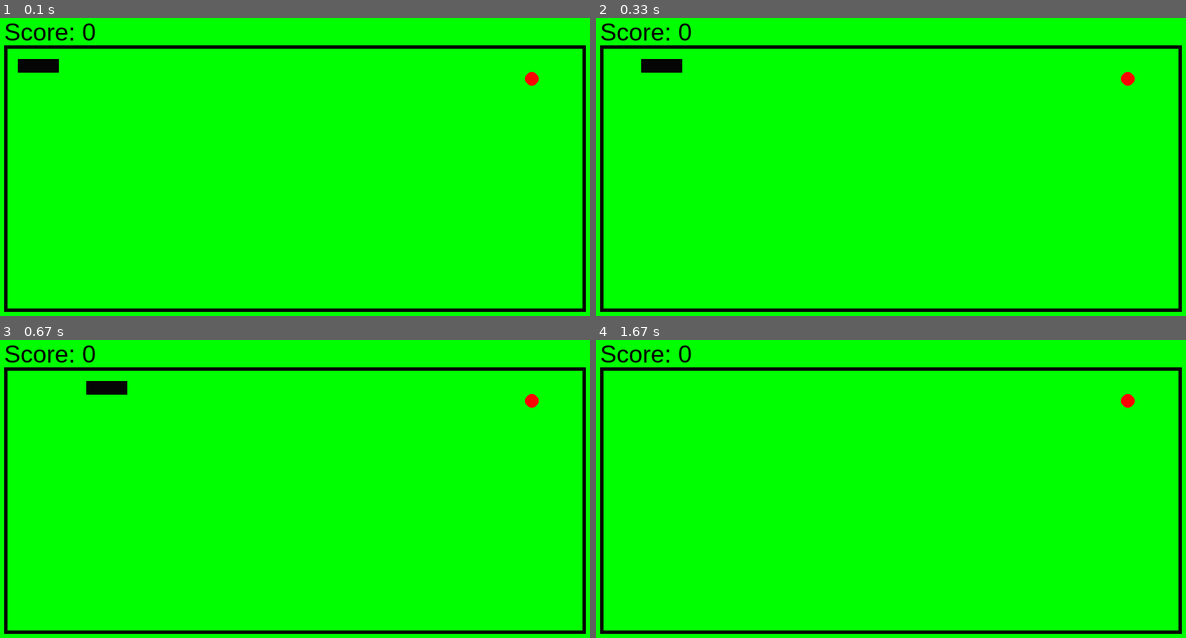
Above: before the commit, frames 1-4 (two rows, left to right).
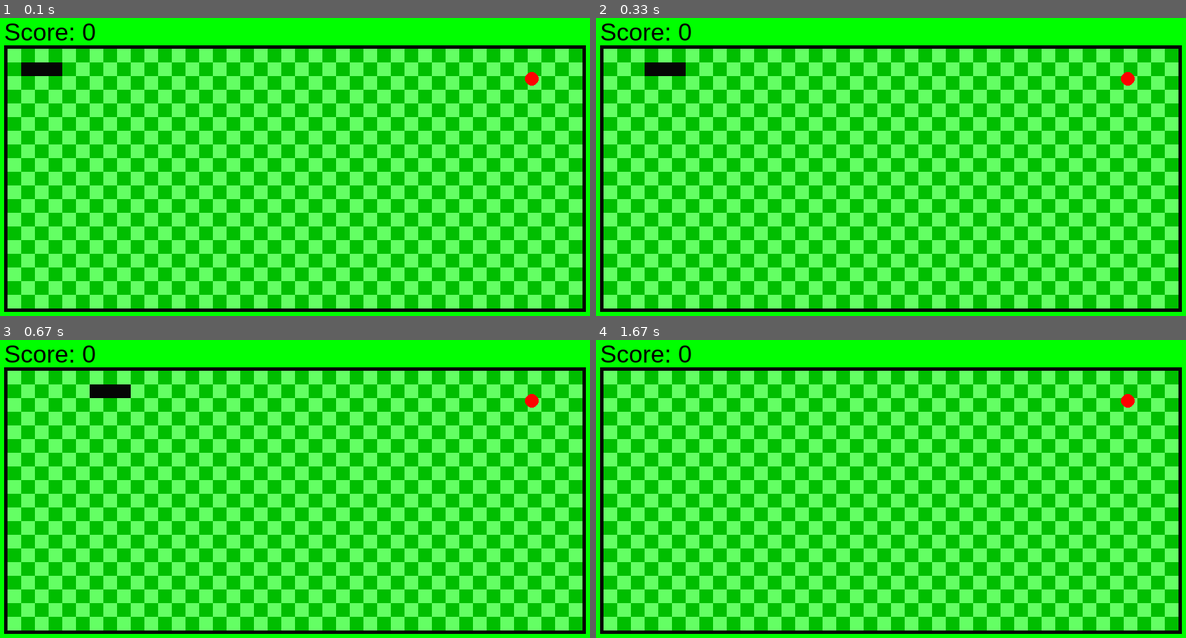
Above: after the commit, the same moments.

Repository: burhanmutlu/pygame
Game: pygame game, started from snake/main.py
Two runs of this game, one before a commit and one after it. Both use one fixed random seed, a clock stepped at 60 frames per second and the inputs below.
Inputs:
- Up to frame 1 (0.1 s): no input
- Up to frame 2 (0.33 s): no input
- Up to frame 3 (0.67 s): hold Right from 0.33 s (still down)
- Up to frame 4 (1.67 s): release Right at 0.8 s; hold Up 0.83-1.3 s

The runs differ from the first frame. In frame 1, 85% of the frame differs, in the area x 1-99%, y 10-98%; in frame 2, 85%; in frame 3, 85%; in frame 4, 85%.

Commit message:
pacmana baslandi

Diff:
--- /dev/null
+++ b/pacman/main.py
@@ -0,0 +1,101 @@
+import pygame
+import random
+
+pygame.init()
+
+HEIGHT = 450
+WIDTH = 900
+
+screen = pygame.display.set_mode((WIDTH, HEIGHT))
+pygame.display.set_caption("Pacman Game")
+
+clock = pygame.time.Clock()
+
+is_mouth_open = True
+
+x = 20
+y = 20
+
+dx = 0
+dy = 0
+
+SPEED = 5
+FOOD_RADIUS = 10
+PACMAN_RADIUS = 20
+
+def create_pacman(pacman_x,pacman_y):
+    YELLOW = (255, 255, 0)
+    BLACK = (0,0,0)
+    """ temp = pacman_x
+    pacman_x = pacman_y
+    pacman_y = temp """
+    pygame.draw.circle(screen, YELLOW, (pacman_x, pacman_y), PACMAN_RADIUS)
+    if is_mouth_open:
+        mouth_color = BLACK
+    else:
+        mouth_color = YELLOW
+    pygame.draw.polygon(
+        screen,
+        mouth_color,
+        [
+            (pacman_x,pacman_y),
+            (pacman_x+PACMAN_RADIUS,pacman_y-PACMAN_RADIUS+PACMAN_RADIUS//2),
+            (pacman_x+PACMAN_RADIUS,pacman_y+PACMAN_RADIUS-PACMAN_RADIUS//2)
+        ]
+        , 0)
+    pygame.draw.circle(screen, BLACK, (pacman_x, pacman_y-PACMAN_RADIUS//2), PACMAN_RADIUS//6)
+
+
+def create_food(food_x, food_y):
+    RED = (255,0,0)
+    pygame.draw.circle(screen, RED, (food_x, food_y), FOOD_RADIUS)
+
+
+
+is_running = True
+while is_running:
+    for event in pygame.event.get():
+        if event.type == pygame.KEYDOWN:
+            if event.key == pygame.K_DOWN:
+                dx = 0
+                dy = SPEED
+            elif event.key == pygame.K_UP:
+                dx = 0
+                dy = -SPEED
+            elif event.key == pygame.K_RIGHT:
+                dx = SPEED
+                dy = 0
+            elif event.key == pygame.K_LEFT:
+                dx = -SPEED
+                dy = 0
+
+        if event.type == pygame.QUIT:
+            is_running = False
+
+
+    screen.fill((0, 0, 0))
+
+    create_pacman(x,y)
+
+    for i in range(1,50):
+        create_food(50+i*(FOOD_RADIUS*2+5),50)
+
+    x += dx
+    y += dy
+
+    pygame.draw.arc(screen, (255,0,0), pygame.Rect(0, 0, 300, 200), 15,40, 10)
+
+
+
+
+
+
+    is_mouth_open = not is_mouth_open
+
+
+    pygame.time.delay(10)
+    pygame.display.flip()
+
+    clock.tick(60)
+
+pygame.quit()
--- a/snake/main.py
+++ b/snake/main.py
@@ -23,6 +23,7 @@
 
 fps = 8
 
+game_over=False
 is_running = True
 while is_running:
     for event in pygame.event.get():
@@ -42,16 +43,31 @@
         if event.type == pygame.QUIT:
             is_running = False
 
+    for segment in snake1.body[1:]:
+        if snake1.head.colliderect(pygame.rect.Rect(segment[0],segment[1],snake1.width,snake1.height)):
+            game_over=True
+    if (snake1.get_position()[0]<20 or snake1.get_position()[0]>WIDTH-50
+            or snake1.get_position()[1]<40 or snake1.get_position()[1]>HEIGHT-60):
+        game_over=True
+    if game_over:
+        fps=0
+
 
     screen.fill((0, 255, 0))
     pygame.draw.rect(screen, (5,5,5), (20,40,WIDTH-50,HEIGHT-60),5)
+    for x in range(WIDTH//20-3):
+        for y in range(HEIGHT//20-3):
+            if (x+y)%2==0:
+                pygame.draw.rect(screen,(100,255,100),(x*20+25,y*20+45,20,20))
+            else:
+                pygame.draw.rect(screen,(0,190,0),(x*20+25,y*20+45,20,20))
 
     snake1.move()
     snake1.draw(screen)
 
     if(snake1.head.colliderect(food1.head)):
         snake1.grow()
-        food1.set_position(randint(30, WIDTH - 60), randint(50, HEIGHT - 80))
+        food1.set_position(randint(20+5, WIDTH - 55), randint(45, HEIGHT - 65))
         text_surface = font.render("Score: " + str(snake1.initial_length-3), True, (0, 0, 0))
 
     food1.draw(screen)
--- a/snake/snake.py
+++ b/snake/snake.py
@@ -5,7 +5,7 @@
 class Snake:
     def __init__(self):
         self.initial_length = 3
-        self.body = [(60, 60),(40,60),(20,60)]
+        self.body = [(60+5, 60+5),(40+5,60+5),(20+5,60+5)]
         self.color = (5, 5, 5)
         self.width = 20
         self.height = 20
@@ -32,3 +32,5 @@
     @property
     def head(self):
         return pygame.rect.Rect(self.body[0][0], self.body[0][1], self.width, self.height)
+    def get_position(self):
+        return  self.body[0]
